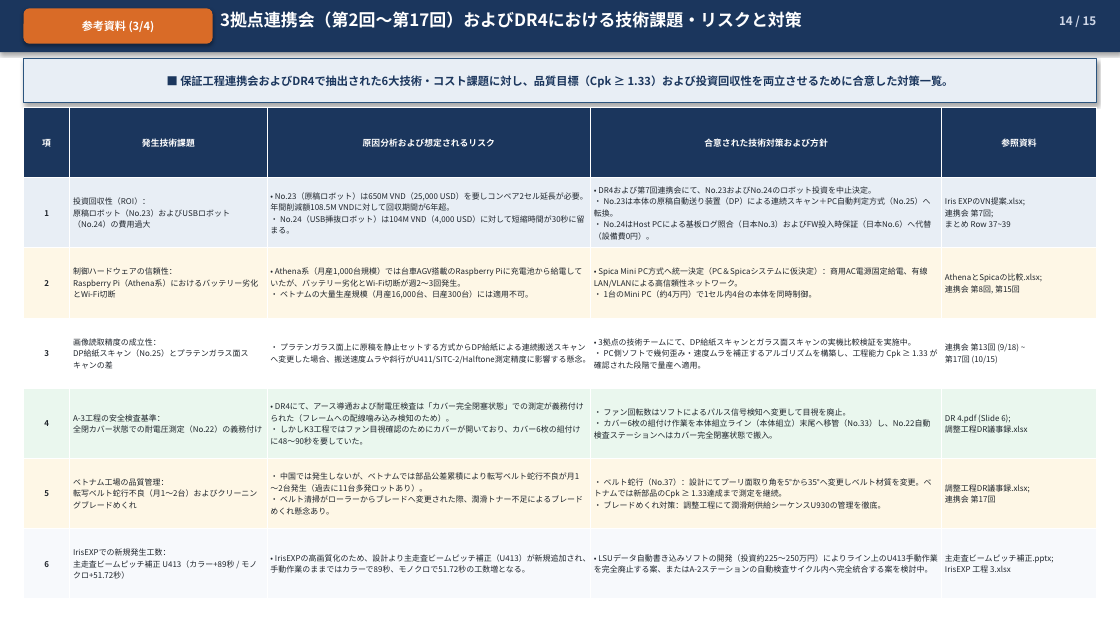
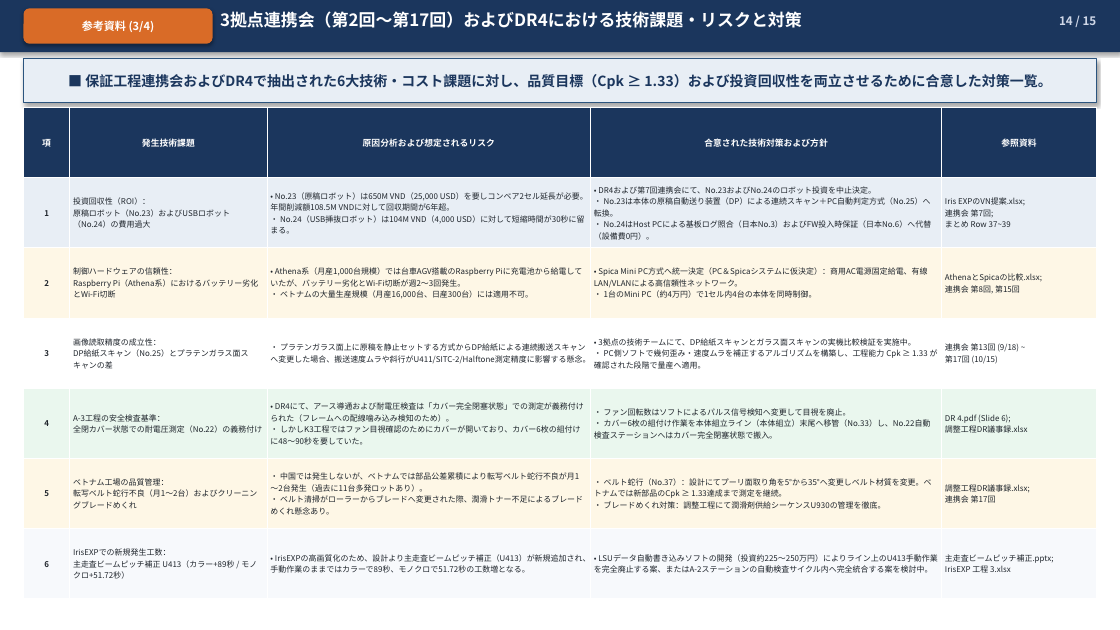
Before and after one commit to Nakazasen/bao_cao_dc_EXPIris, a slide deck: slide 14 of IrisEXP_VN改善提案報告_JP.pptx. Drawn at 1120x630 pixels with LibreOffice and Linux fonts; fonts in the diff are those of the drawing. Boxes give left, top, right and bottom in pixels: in the first picture for what was removed or moved away, otherwise in the second. Text is boxed around its words. In the diff, an @@ line names an element or a change of style, - is before the commit and + after.

```diff
--- a/IrisEXP_VN改善提案報告_JP.pptx
+++ b/IrisEXP_VN改善提案報告_JP.pptx
@@ rectangle "■ 保証工程連携会およびDR4で抽出された6大技術・コスト課題に対し、品質目標（Cpk ≥ 1.33）および投資回収性を ..." at [24, 59, 1096, 103]: size 9.6 to 12 pt @@
```
Also in this commit, not shown: 13 other slides changed, 2 other files.
